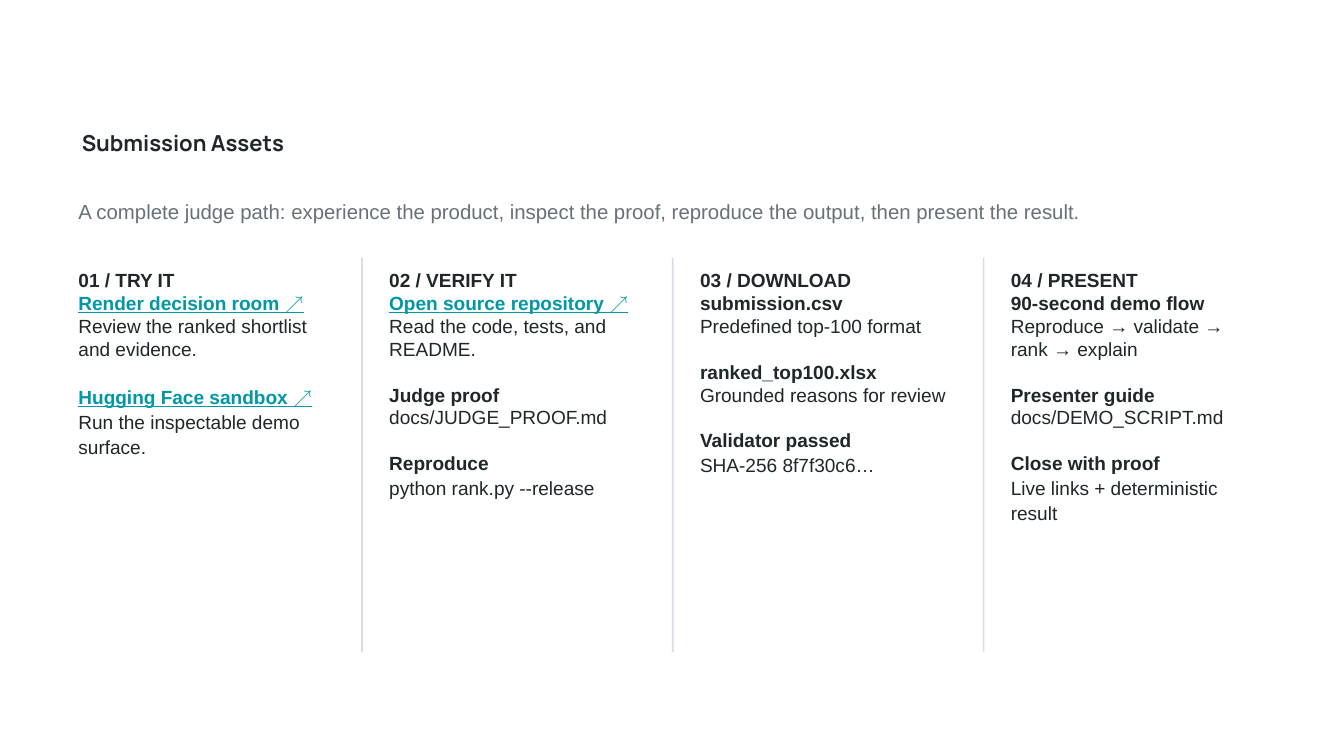
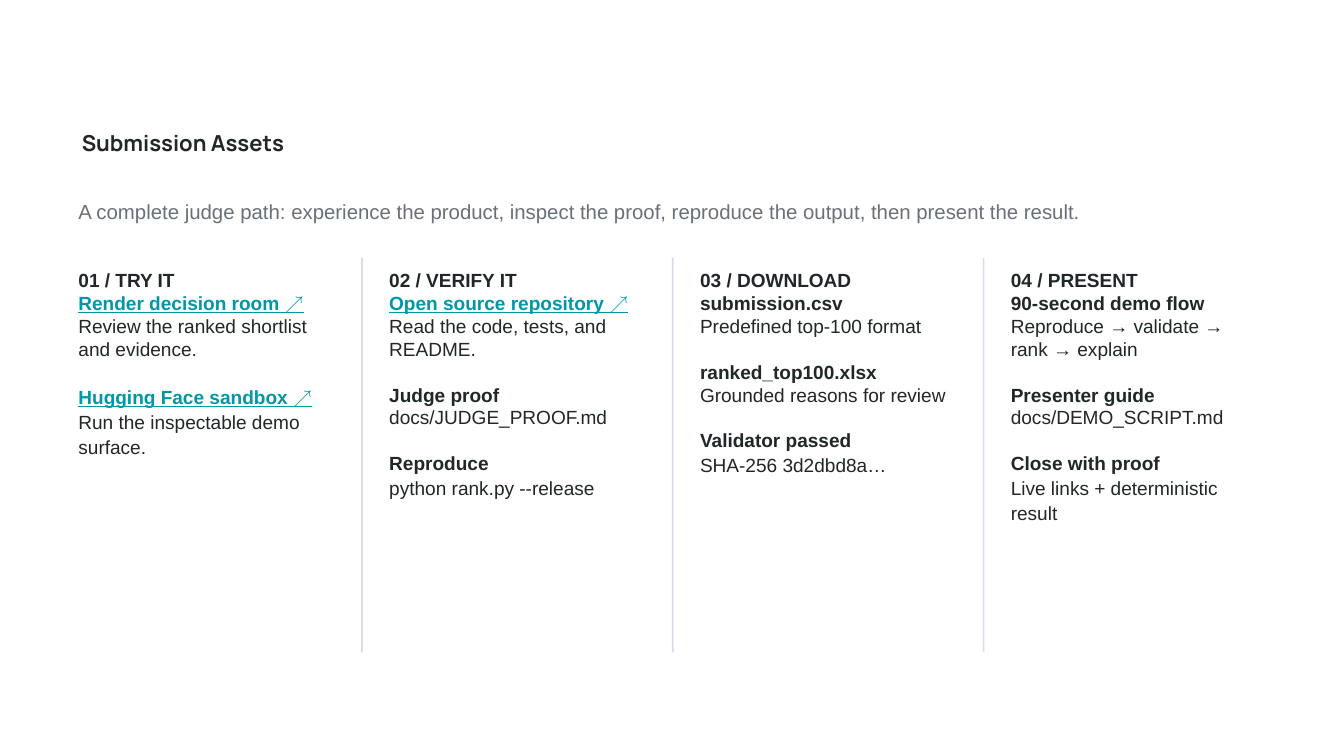
Before and after one commit to bansalbhunesh/redrob-hirefit-ranker, a slide deck: slide 10 of docs/HireFit_Submission_Deck.pptx. Drawn at 1344x756 pixels with LibreOffice and Linux fonts; fonts in the diff are those of the drawing; background and template pictures are left out. Boxes give left, top, right and bottom in pixels: in the first picture for what was removed or moved away, otherwise in the second. Text is boxed around its words. In the diff, an @@ line names an element or a change of style, - is before the commit and + after.

```diff
--- a/docs/HireFit_Submission_Deck.pptx
+++ b/docs/HireFit_Submission_Deck.pptx
@@ text at [700, 273, 946, 472]: text changed @@
-03 / DOWNLOAD
-submission.csv
-Predefined top-100 format
-ranked_top100.xlsx
-Grounded reasons for review
-Validator passed
-SHA-256 8f7f30c6…
+03 / DOWNLOAD
+submission.csv
+Predefined top-100 format
+ranked_top100.xlsx
+Grounded reasons for review
+Validator passed
+SHA-256 3d2dbd8a…
```
Also in this commit, not shown: 4 other slides changed, 36 other files.
